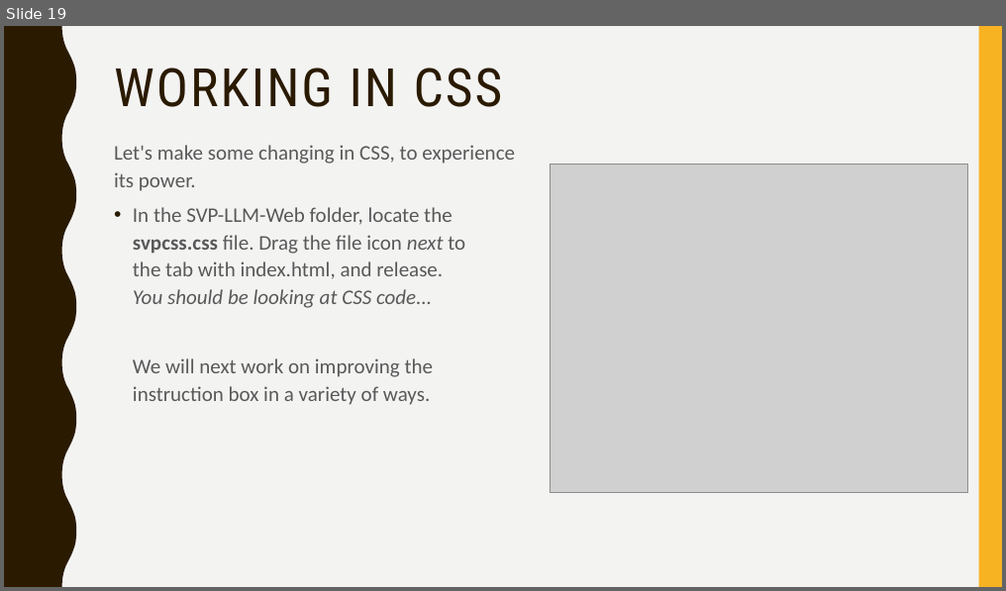
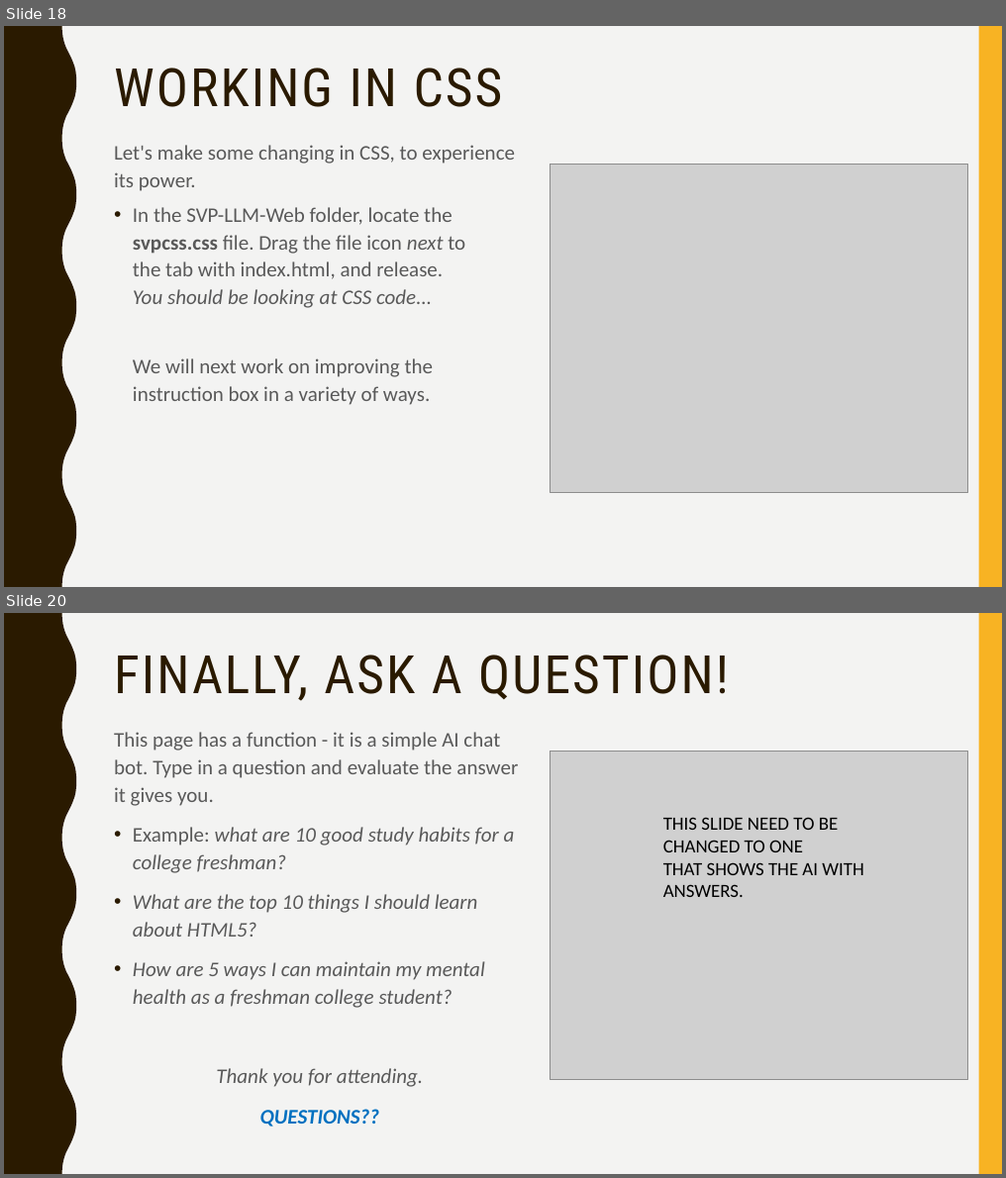
Before and after one commit to MAD-NTID/SVP-LLM-Web2, a slide deck: SVP-mobiweb-web-guide-Wed-2.pptx. Shown one above the other, each under a label of ours: slide 19 before the commit, slides 18 and 20 after it; the slides between them are not shown. The pictures are 1006x591 and 1006x1178 pixels, drawn with LibreOffice and Linux fonts; fonts in the diff are those of the drawing; grey boxes stand for pictures. Boxes give left, top, right and bottom in pixels: in the first picture for what was removed or moved away, otherwise in the second. Text is boxed around its words. In the diff, an @@ line names an element or a change of style, - is before the commit and + after.

```diff
--- a/SVP-mobiweb-web-guide-Wed-2.pptx
+++ b/SVP-mobiweb-web-guide-Wed-2.pptx
@@ slide 20 added at [4, 613, 1002, 1174], background #F3F3F2; not listed: 2 template elements that a slide beside it also shows @@
@@ title added at [114, 655, 729, 701], 51 pt, text #2A1A00 @@
+FINALLY, ASK A QUESTION!
@@ text added at [114, 732, 518, 1127], 20 pt, text #595959, italic @@
+This page has a function - it is a simple AI chat bot. Type in a question and evaluate the answer it gives you.
+• Example: what are 10 good study habits for a college freshman?
+• What are the top 10 things I should learn about HTML5?
+• How are 5 ways I can maintain my mental health as a freshman college student?
+Thank you for attending.
+QUESTIONS??
@@ picture added at [549, 752, 968, 1080] @@
@@ text added at [663, 817, 864, 897], 18 pt, text #000000 @@
+THIS SLIDE NEED TO BE
+CHANGED TO ONE
+THAT SHOWS THE AI WITH
+ANSWERS.
@@ what was slide 19 is now slide 18 @@
```
Also in this commit, not shown: 4 slides changed, 1 other slide added, 2 slides removed, 26 other files.
